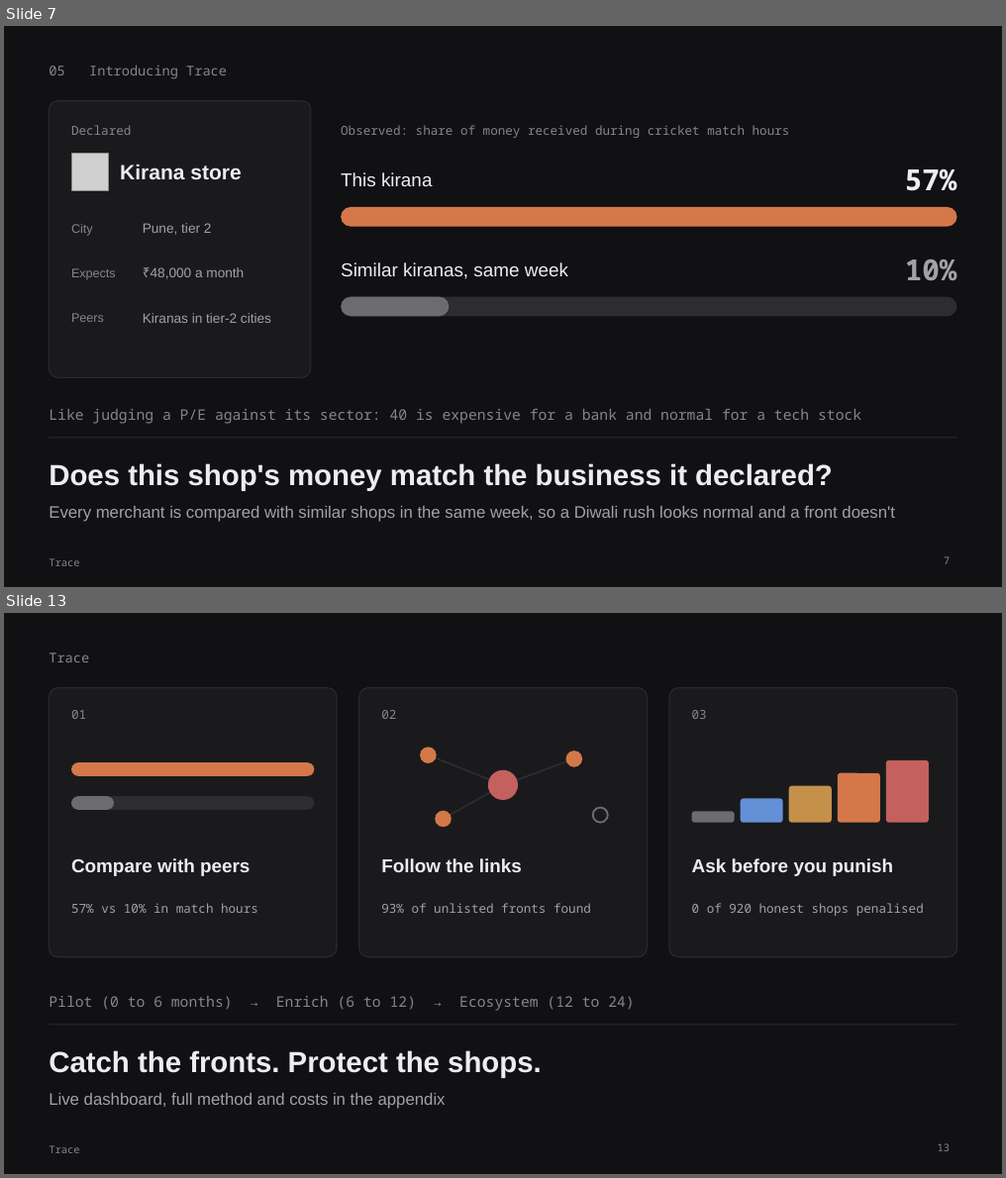
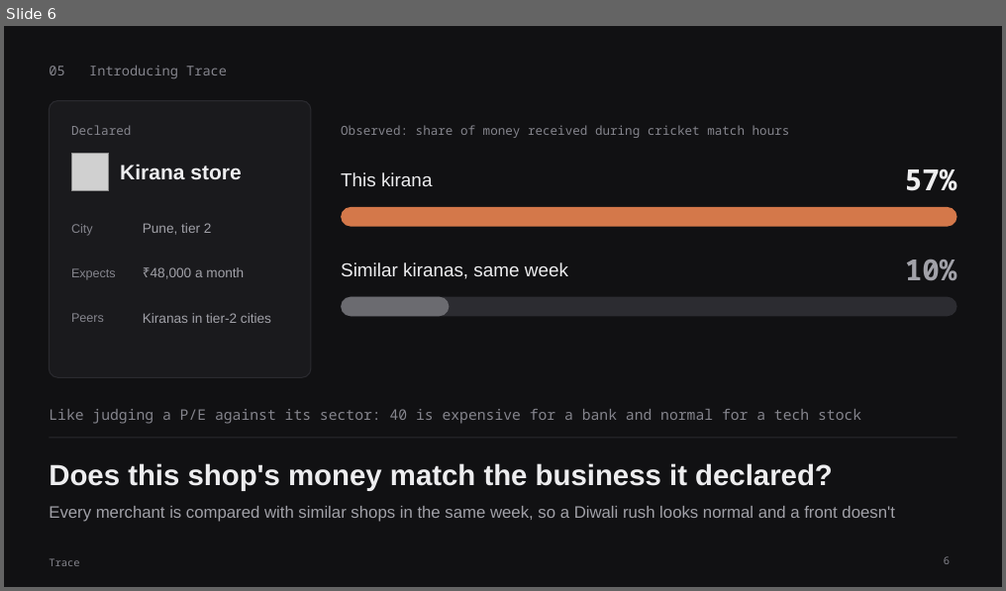
Before and after one commit to guransh111/MerchantFiling, a slide deck: explained/Trace_Deck.pptx. Shown one above the other, each under a label of ours: slides 7 and 13 before the commit, slide 6 after it; the slides between them are not shown. The pictures are 1006x1178 and 1006x591 pixels, drawn with LibreOffice and Linux fonts; fonts in the diff are those of the drawing; grey boxes stand for pictures. Boxes give left, top, right and bottom in pixels: in the first picture for what was removed or moved away, otherwise in the second. Text is boxed around its words. In the diff, an @@ line names an element or a change of style, - is before the commit and + after.

```diff
--- a/explained/Trace_Deck.pptx
+++ b/explained/Trace_Deck.pptx
@@ slide 13 removed at bbox=[4, 613, 1002, 1174], background #111113; not listed: 2 template elements that a slide beside it also shows @@
@@ text removed at bbox=[49, 653, 89, 663] @@
-Trace
@@ rounded rectangle removed at bbox=[49, 688, 337, 958] @@
@@ rounded rectangle removed at bbox=[358, 688, 647, 958] @@
@@ rounded rectangle removed at bbox=[669, 688, 957, 958] @@
@@ text removed at bbox=[71, 710, 86, 719] @@
-01
@@ text removed at bbox=[381, 710, 396, 719] @@
-02
@@ text removed at bbox=[692, 710, 707, 719] @@
-03
@@ ellipse removed at bbox=[420, 747, 437, 763] @@
@@ line removed from (429, 756) to (503, 785) @@
@@ line removed from (503, 785) to (574, 759) @@
@@ ellipse removed at bbox=[566, 751, 583, 767] @@
@@ rounded rectangle removed at bbox=[886, 761, 929, 823] @@
@@ rounded rectangle removed at bbox=[71, 762, 314, 776] @@
@@ line removed from (444, 819) to (503, 785) @@
@@ ellipse removed at bbox=[488, 770, 519, 800] @@
@@ rounded rectangle removed at bbox=[789, 786, 832, 823] @@
@@ rounded rectangle removed at bbox=[838, 773, 880, 823] @@
@@ rounded rectangle removed at bbox=[71, 796, 314, 810] @@
@@ rounded rectangle removed at bbox=[71, 796, 114, 810] @@
@@ ellipse removed at bbox=[436, 811, 451, 827] @@
@@ ellipse removed at bbox=[593, 808, 608, 823] @@
@@ rounded rectangle removed at bbox=[692, 811, 735, 823] @@
@@ rounded rectangle removed at bbox=[741, 799, 783, 823] @@
@@ text removed at bbox=[71, 859, 250, 876] @@
-Compare with peers
@@ text removed at bbox=[381, 859, 522, 872] @@
-Follow the links
@@ text removed at bbox=[692, 859, 893, 876] @@
-Ask before you punish
@@ text removed at bbox=[71, 903, 258, 913] @@
-57% vs 10% in match hours
@@ text removed at bbox=[381, 903, 591, 913] @@
-93% of unlisted fronts found
@@ text removed at bbox=[692, 903, 924, 916] @@
-0 of 920 honest shops penalised
@@ text removed at bbox=[49, 996, 634, 1011] @@
-Pilot (0 to 6 months) → Enrich (6 to 12) → Ecosystem (12 to 24)
@@ title removed at bbox=[49, 1051, 542, 1078] @@
-Catch the fronts. Protect the shops.
@@ text removed at bbox=[49, 1093, 446, 1109] @@
-Live dashboard, full method and costs in the appendix
@@ page number removed at bbox=[938, 1144, 950, 1152] @@
-13
@@ what was slide 7 is now slide 6 @@
@@ page number at bbox=[944, 557, 949, 565]: text changed @@
-7
+6
```
Also in this commit, not shown: 1 slide changed, 1 slide added, 5 other slides removed, 2 other files.
